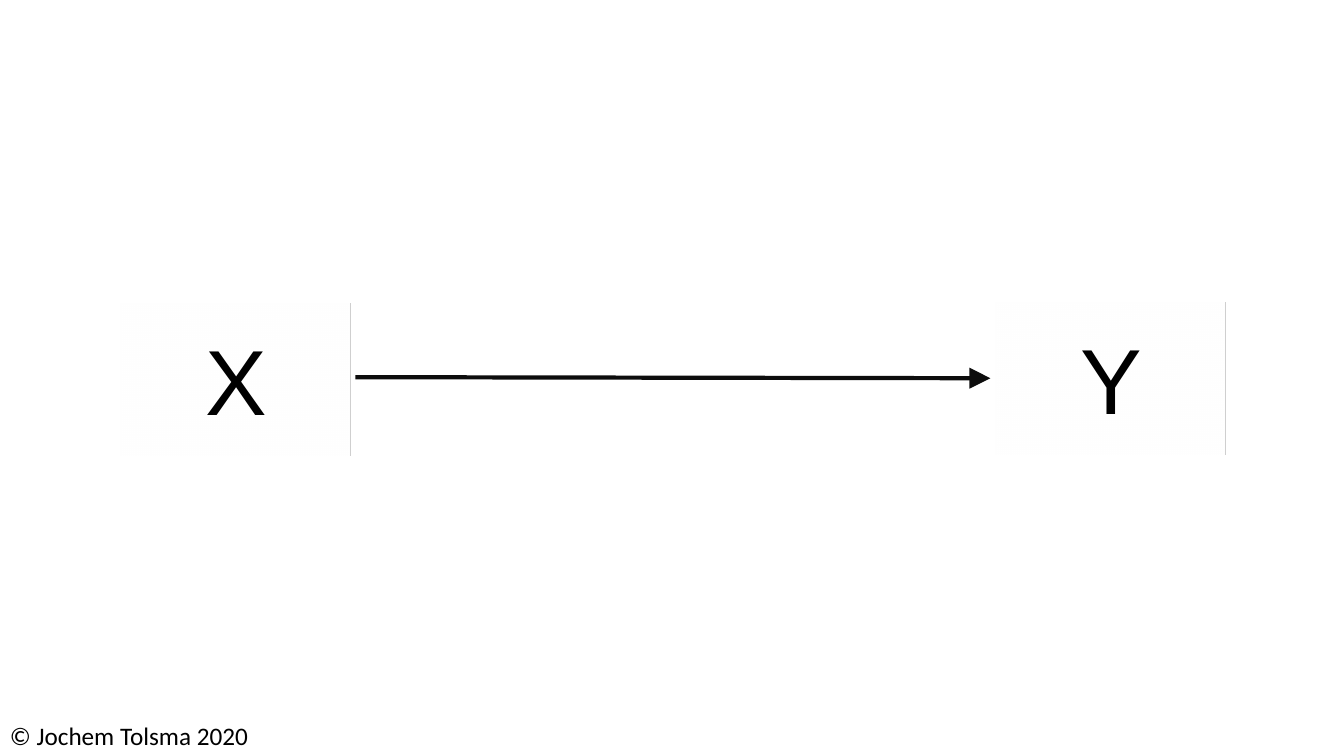
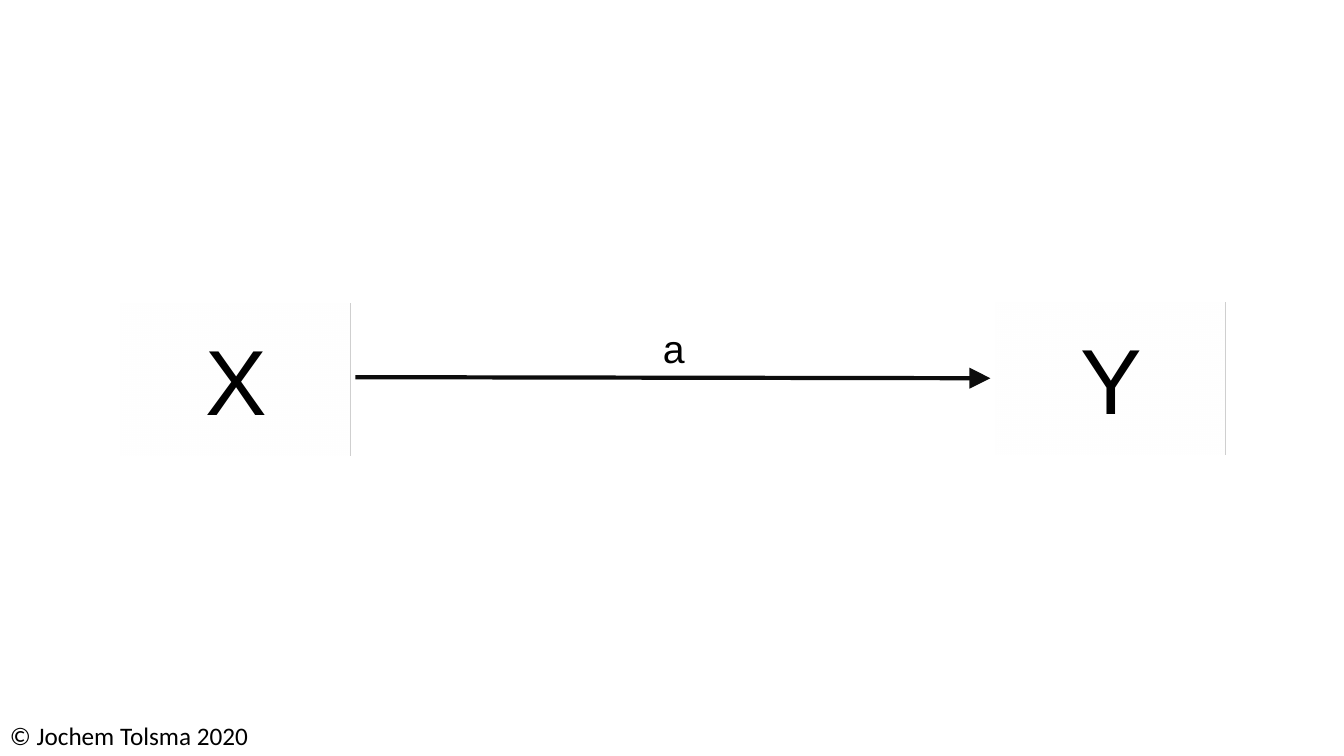
Before and after one commit to JochemTolsma/homepage, a slide deck: slide 6 of content/conceptual-models/static/conceptual model.pptx (slide 2 before the commit). Drawn at 1344x756 pixels with LibreOffice and Linux fonts; fonts in the diff are those of the drawing. Boxes give left, top, right and bottom in pixels: in the first picture for what was removed or moved away, otherwise in the second. Text is boxed around its words. In the diff, an @@ line names an element or a change of style, - is before the commit and + after.

```diff
--- a/content/conceptual-models/static/conceptual model.pptx
+++ b/content/conceptual-models/static/conceptual model.pptx
@@ text added at (663, 342, 685, 364), 28 pt, text #000000 @@
+a
```
Also in this commit, not shown: 2 other files.
